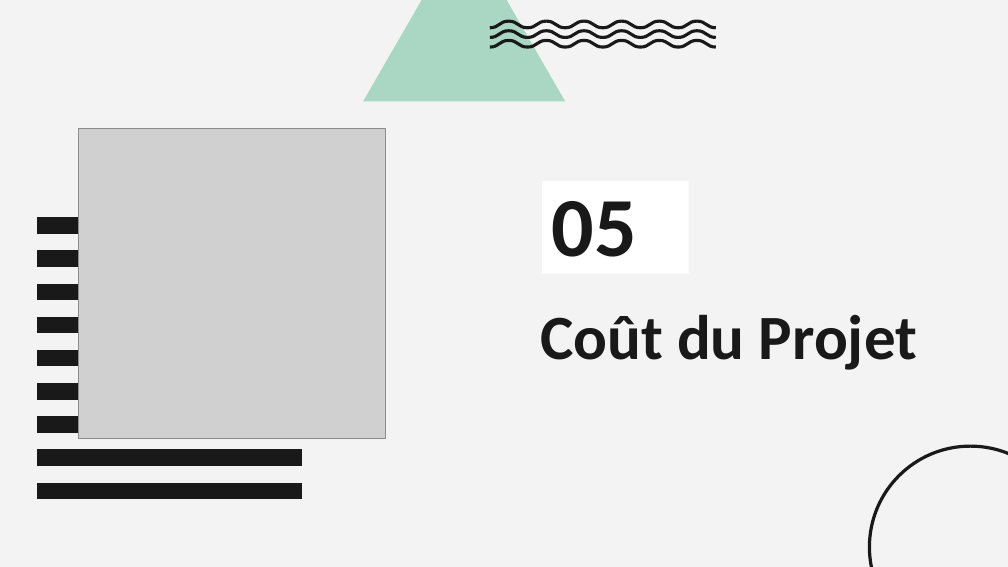
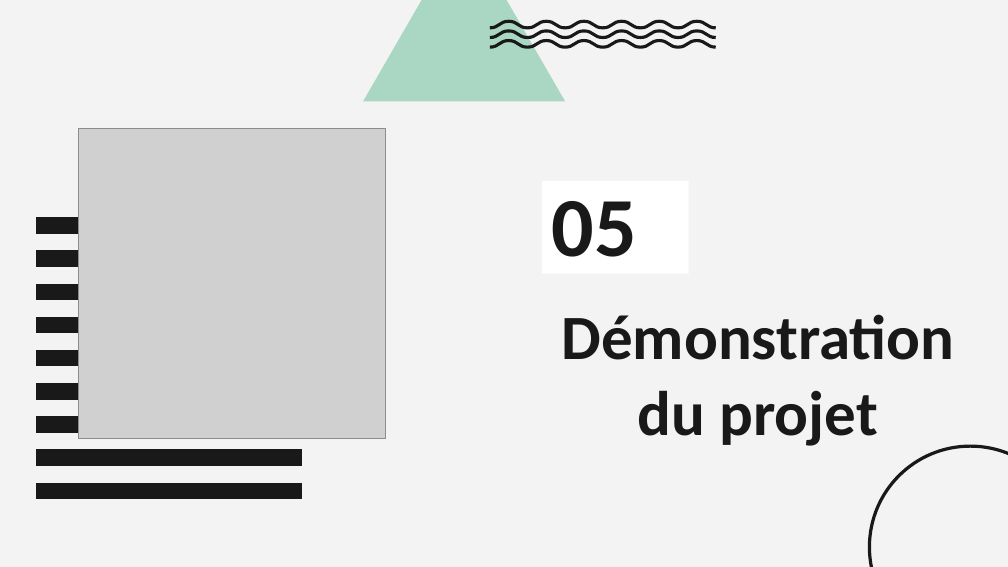
Before and after one commit to KiadyManohisoa/Dry_Fruits-project, a slide deck: slide 16 of documents/slides-mini-soutenances.pptx. Drawn at 1008x567 pixels with LibreOffice and Linux fonts; fonts in the diff are those of the drawing; grey boxes stand for pictures. Boxes give left, top, right and bottom in pixels: in the first picture for what was removed or moved away, otherwise in the second. Text is boxed around its words. In the diff, an @@ line names an element or a change of style, - is before the commit and + after.

```diff
--- a/documents/slides-mini-soutenances.pptx
+++ b/documents/slides-mini-soutenances.pptx
@@ title at (x1=562, y1=314, x2=954, y2=446): text changed @@
-Coût du Projet
+Démonstration du projet
```
Also in this commit, not shown: 15 other slides changed, 2 slides removed, 12 other files.
